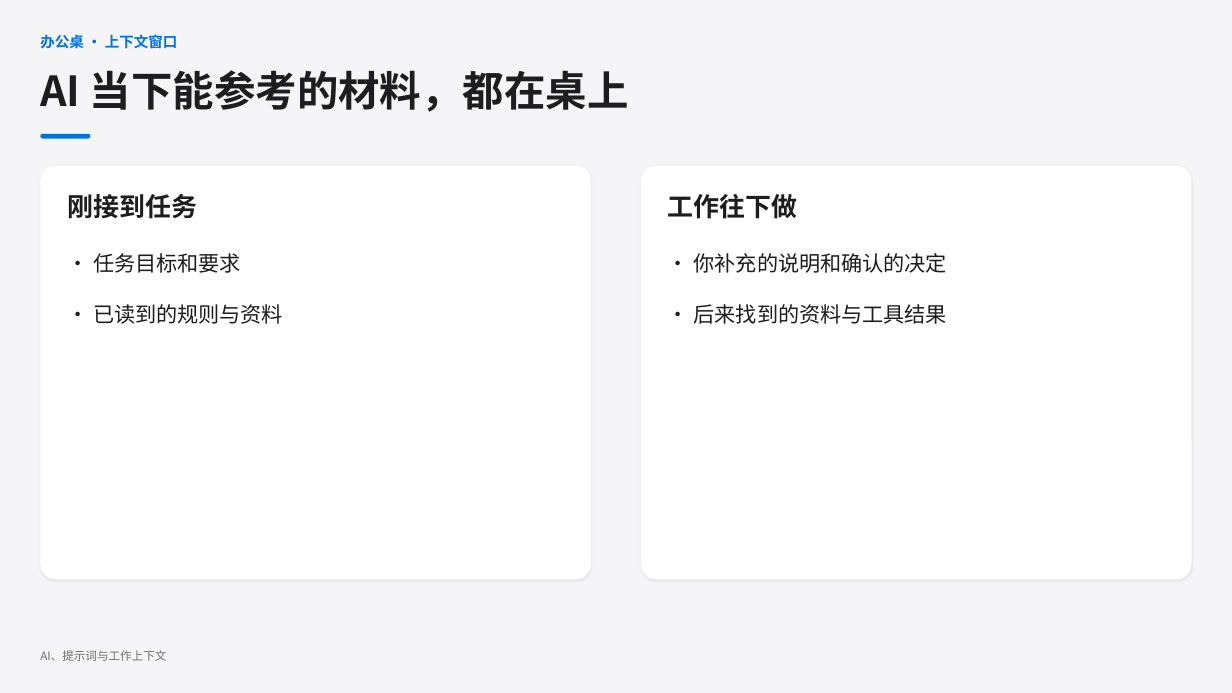
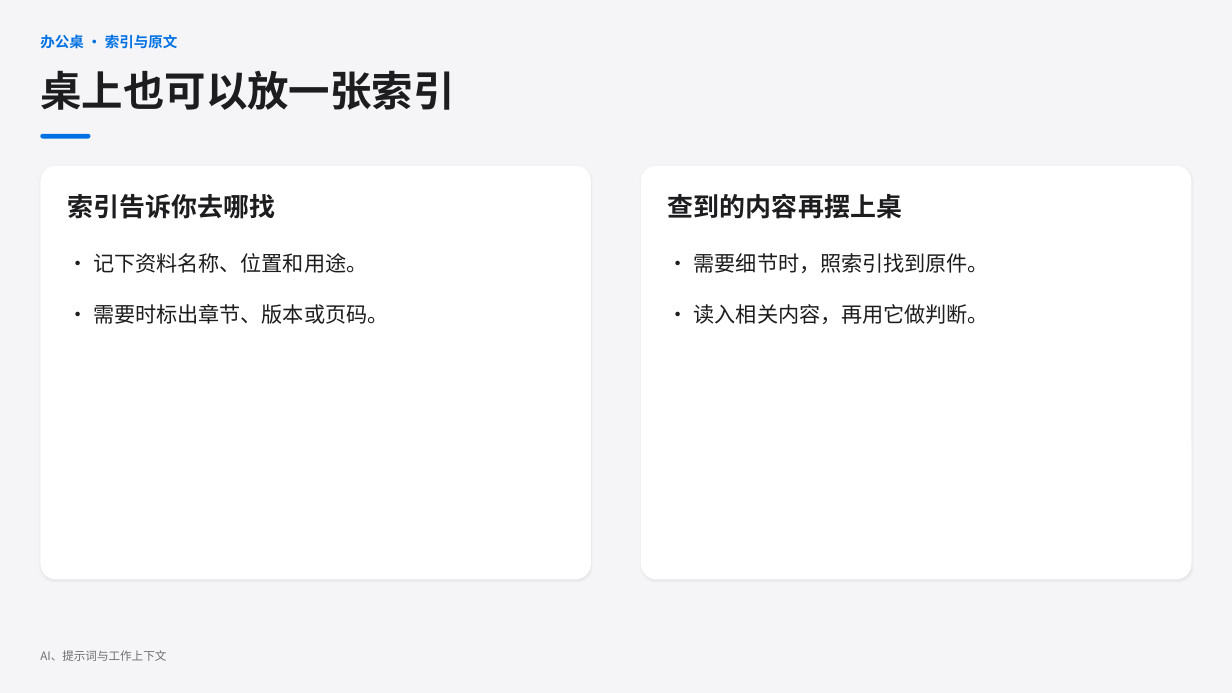
Before and after one commit to jihtsan/https-github.com-jihtsan-cz-night-learn-20261111, a slide deck: slide 4 of learn-02/第二课第一部分 - AI 如何接收和完成任务.pptx. Drawn at 1232x693 pixels with LibreOffice and Linux fonts; fonts in the diff are those of the drawing. Boxes give left, top, right and bottom in pixels: in the first picture for what was removed or moved away, otherwise in the second. Text is boxed around its words. In the diff, an @@ line names an element or a change of style, - is before the commit and + after.

Commit message:
讲清 AI 的桌面、索引与材料整理 (#21)

```diff
--- a/learn-02/第二课第一部分 - AI 如何接收和完成任务.pptx
+++ b/learn-02/第二课第一部分 - AI 如何接收和完成任务.pptx
@@ text at bbox=[40, 34, 177, 49]: text changed @@
-办公桌 · 上下文窗口
+办公桌 · 索引与原文
@@ text at bbox=[40, 70, 454, 110]: text changed @@
-AI 当下能参考的材料，都在桌上
+桌上也可以放一张索引
@@ text at bbox=[67, 194, 275, 219]: text changed @@
-刚接到任务
+索引告诉你去哪找
@@ text at bbox=[668, 193, 902, 219]: text changed @@
-工作往下做
+查到的内容再摆上桌
@@ text at bbox=[93, 253, 388, 324]: text changed @@
-• 任务目标和要求
-• 已读到的规则与资料
+• 记下资料名称、位置和用途。
+• 需要时标出章节、版本或页码。
@@ text at bbox=[694, 253, 989, 324]: text changed @@
-• 你补充的说明和确认的决定
-• 后来找到的资料与工具结果
+• 需要细节时，照索引找到原件。
+• 读入相关内容，再用它做判断。
```
Also in this commit, not shown: 5 other slides changed.
